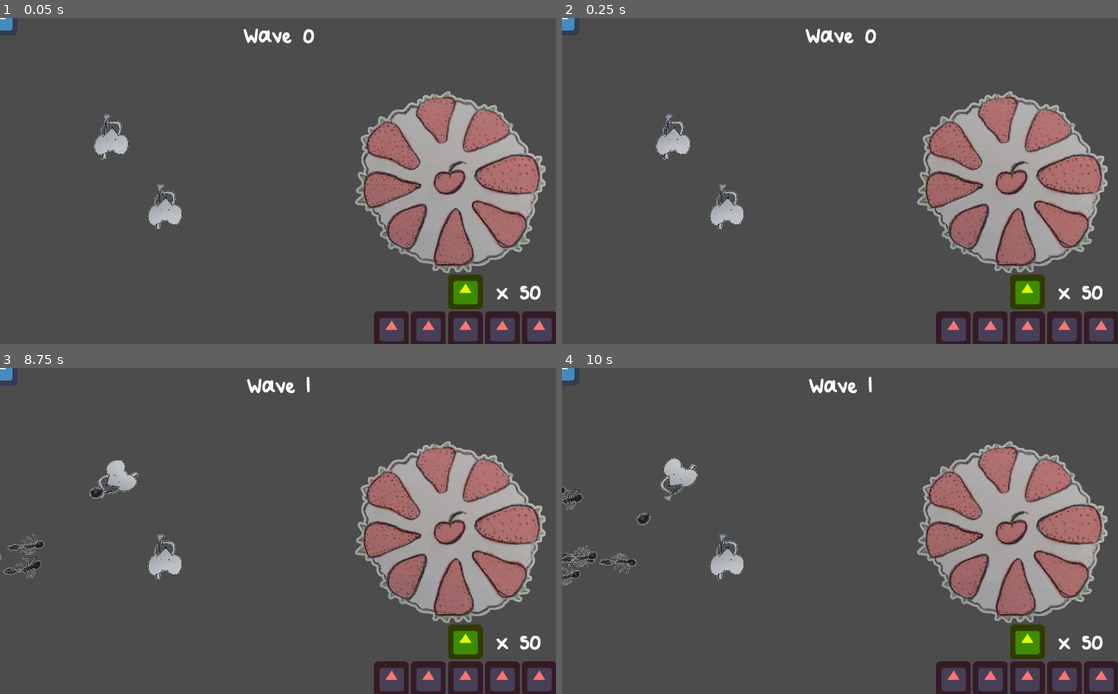
Above: before the commit, frames 1-4 (two rows, left to right).
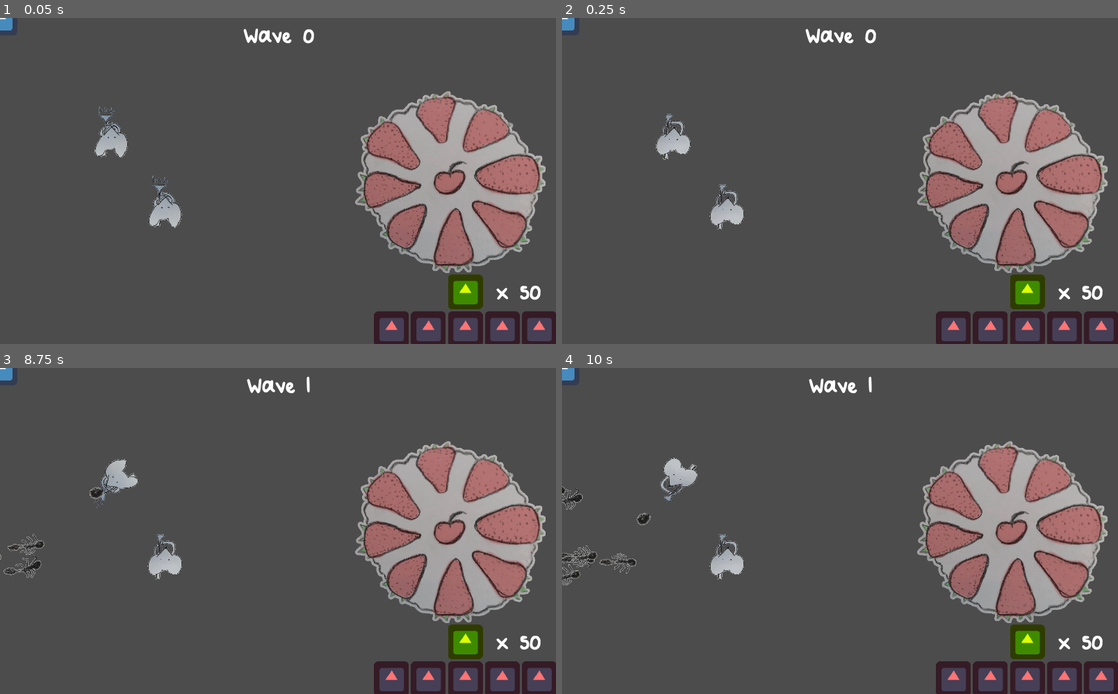
Above: after the commit, the same moments.

Repository: JeppeLindberg/Picnic
Game: Godot game, scene res://Scenes/MainScene.tscn
Two runs of this game, one before a commit and one after it. Both use one fixed random seed, a clock stepped at 60 frames per second and the inputs below. The engine's default icon, where the game draws it, is replaced by a stand-in: a white triangle on a blue panel in a dark square.
Inputs (mouse positions are in pixels of both pictures, inside the frame that each line leads up to):
- Up to frame 1 (0.05 s): no input
- Up to frame 2 (0.25 s): no input
- Up to frame 3 (8.75 s): tap Enter at 0.5, 2, 3.5 s; move the mouse to (400, 514) at 0.52 s; click (400, 514) at 0.67 s; tap Space at 1.25, 2.75, 4.25 s; move the mouse to (166, 547) at 1.27 s; click (166, 547) at 1.42 s; move the mouse to (333, 459) at 2.02 s; click (333, 459) at 2.17 s; move the mouse to (250, 596) at 2.77 s; click (250, 596) at 2.92 s; move the mouse to (444, 579) at 3.52 s; click (444, 579) at 3.67 s; move the mouse to (111, 482) at 4.27 s; click (111, 482) at 4.42 s; move the mouse to (305, 531) at 5.02 s; click (305, 531) at 5.17 s; move the mouse to (194, 449) at 5.77 s; click (194, 449) at 5.92 s; move the mouse to (400, 514) at 6.52 s; click (400, 514) at 6.67 s; move the mouse to (166, 547) at 7.27 s; click (166, 547) at 7.42 s; move the mouse to (333, 459) at 8.02 s; click (333, 459) at 8.17 s
- Up to frame 4 (10 s): move the mouse to (812, 596) at 8.77 s; click (812, 596) at 8.92 s; move the mouse to (1006, 579) at 9.52 s; click (1006, 579) at 9.67 s

The runs differ from the first frame. In frame 1, 0.5% of the frame differs, in the area x 16-33%, y 26-66%; in frame 2, nothing differs; in frame 3, 0.2%; in frame 4, nothing differs.

Commit message:
Mouse Shoot Animation

Diff:
--- a/Assets/Tower.tscn
+++ b/Assets/Tower.tscn
@@ -1,7 +1,8 @@
-[gd_scene load_steps=3 format=2]
+[gd_scene load_steps=4 format=2]
 
 [ext_resource path="res://Resources/Towers/MouseIdle.png" type="Texture" id=1]
 [ext_resource path="res://Scripts/Tower.gd" type="Script" id=2]
+[ext_resource path="res://Resources/Towers/MouseShoot.png" type="Texture" id=3]
 
 [node name="Tower" type="Node2D"]
 script = ExtResource( 2 )
@@ -11,3 +12,9 @@
 [node name="MouseIdle" type="Sprite" parent="."]
 scale = Vector2( 0.248062, 0.248062 )
 texture = ExtResource( 1 )
+
+[node name="MouseShoot" type="Sprite" parent="."]
+visible = false
+position = Vector2( 0, -1.90735e-06 )
+scale = Vector2( 0.248062, 0.248062 )
+texture = ExtResource( 3 )
--- a/Scripts/Tower.gd
+++ b/Scripts/Tower.gd
@@ -41,6 +41,13 @@
 			new_node.target_pos = closest_enemy.position
 			new_node.max_range = targeting_range * 1.5
 
+	if bullet_timer < 0.2:
+		$MouseShoot.visible = true
+		$MouseIdle.visible = false
+	else:
+		$MouseShoot.visible = false
+		$MouseIdle.visible = true
+
 	if not enemy_found:
 		if bullet_timer > 1:
 			bullet_timer = 1
